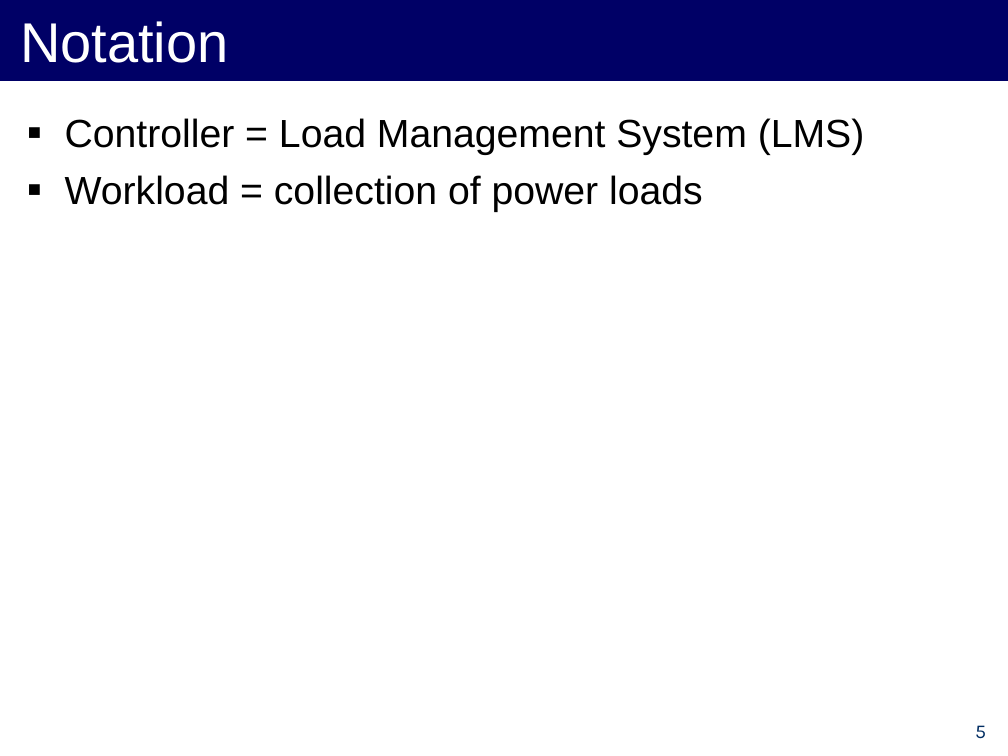
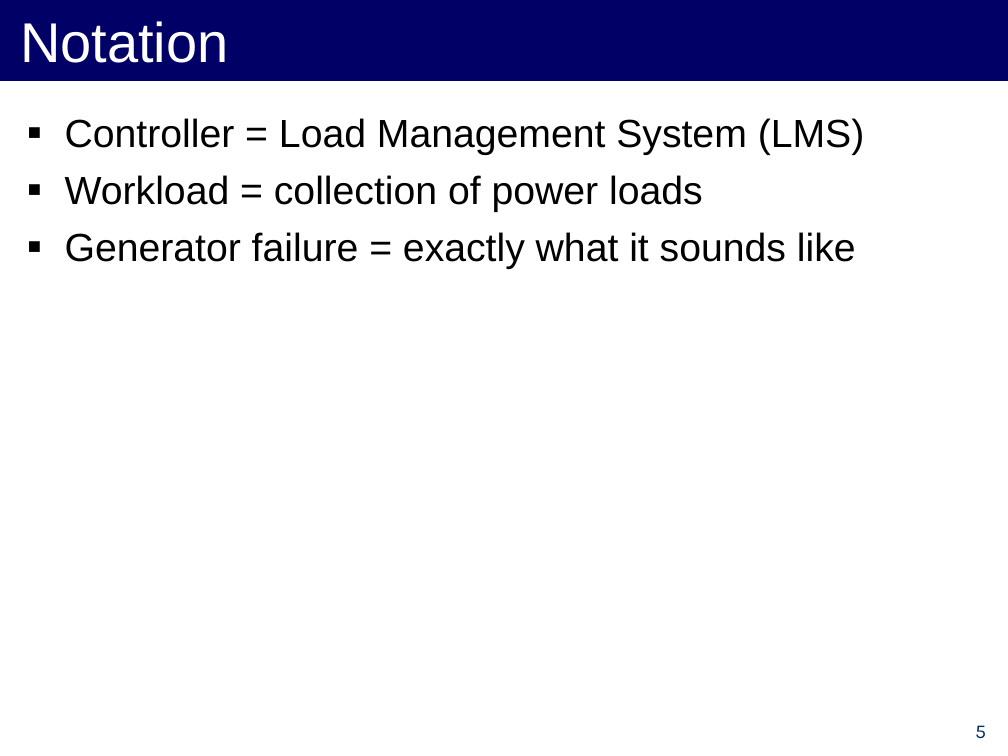
Before and after one commit to forresti/optimal_load_management, a slide deck: slide 5 of project/12-3-12_Presentation.ppt. Drawn at 1008x756 pixels with LibreOffice and Linux fonts; fonts in the diff are those of the drawing. Boxes give left, top, right and bottom in pixels: in the first picture for what was removed or moved away, otherwise in the second. Text is boxed around its words. In the diff, an @@ line names an element or a change of style, - is before the commit and + after.

```diff
--- a/project/12-3-12_Presentation.ppt
+++ b/project/12-3-12_Presentation.ppt
@@ text at (65,232,856,269): paragraph added @@
+▪ Generator failure = exactly what it sounds like
```
Also in this commit, not shown: 1 other slide changed, 1 slide added.
